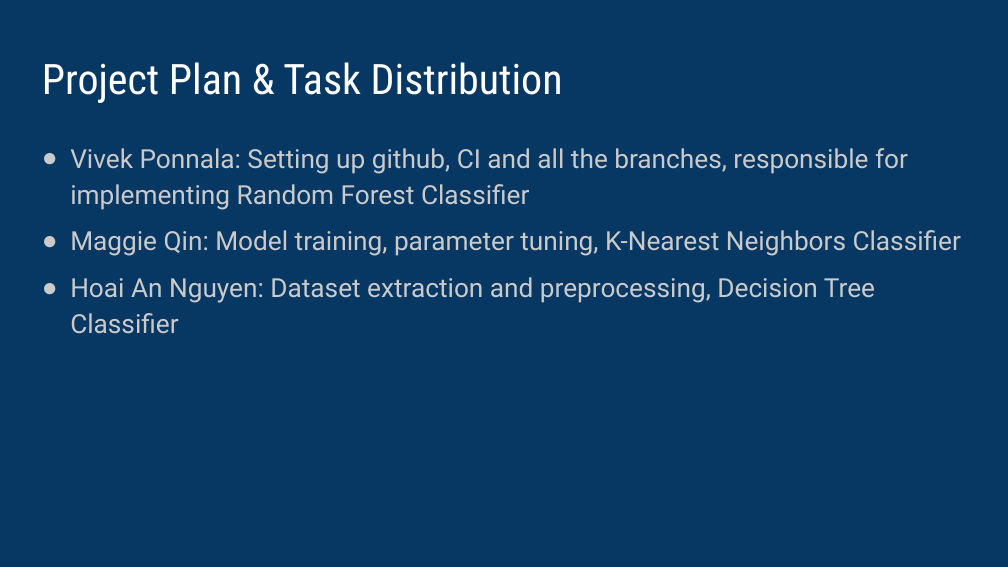
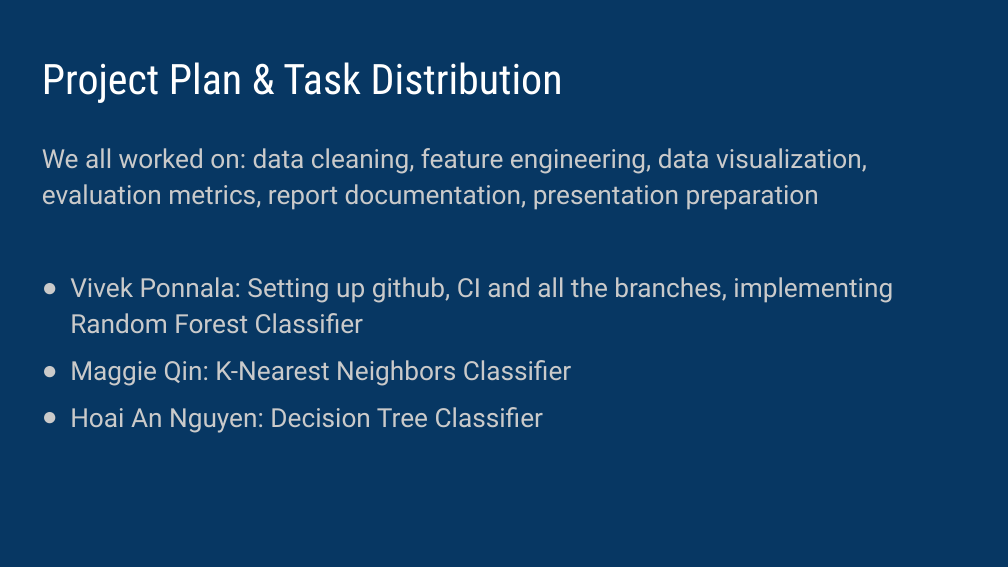
Before and after one commit to vipvivek15/CMPE_255_Final_Project, a slide deck: slide 17 of Final_presentation.pptx (slide 16 before the commit). Drawn at 1008x567 pixels with LibreOffice and Linux fonts; fonts in the diff are those of the drawing. Boxes give left, top, right and bottom in pixels: in the first picture for what was removed or moved away, otherwise in the second. Text is boxed around its words. In the diff, an @@ line names an element or a change of style, - is before the commit and + after.

Commit message:
updated the presentation

```diff
--- a/Final_presentation.pptx
+++ b/Final_presentation.pptx
@@ text at bbox=[42, 148, 893, 433]: text changed @@
-● Vivek Ponnala: Setting up github, CI and all the branches, responsible for implementing Random Forest Classifier
-● Maggie Qin: Model training, parameter tuning, K-Nearest Neighbors Classifier
-● Hoai An Nguyen: Dataset extraction and preprocessing, Decision Tree Classifier
+We all worked on: data cleaning, feature engineering, data visualization, evaluation metrics, report documentation, presentation preparation
+● Vivek Ponnala: Setting up github, CI and all the branches, implementing Random Forest Classifier
+● Maggie Qin: K-Nearest Neighbors Classifier
+● Hoai An Nguyen: Decision Tree Classifier
```
Also in this commit, not shown: 11 other slides changed, 2 slides added, 1 slide removed.
